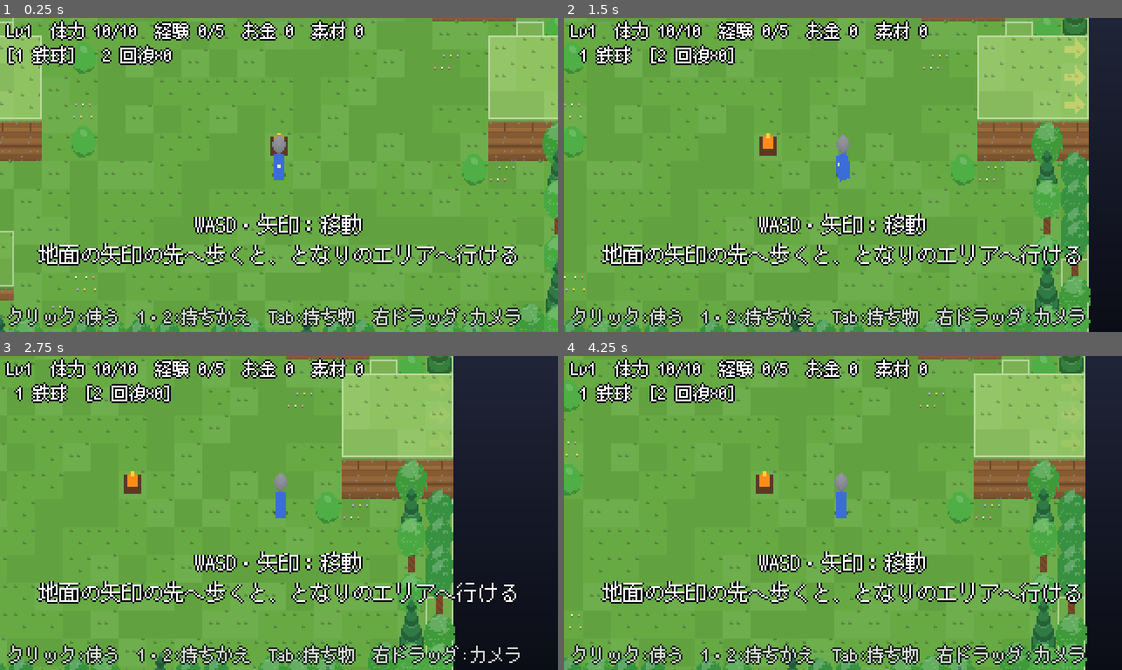
Above: before the commit, frames 1-4 (two rows, left to right).
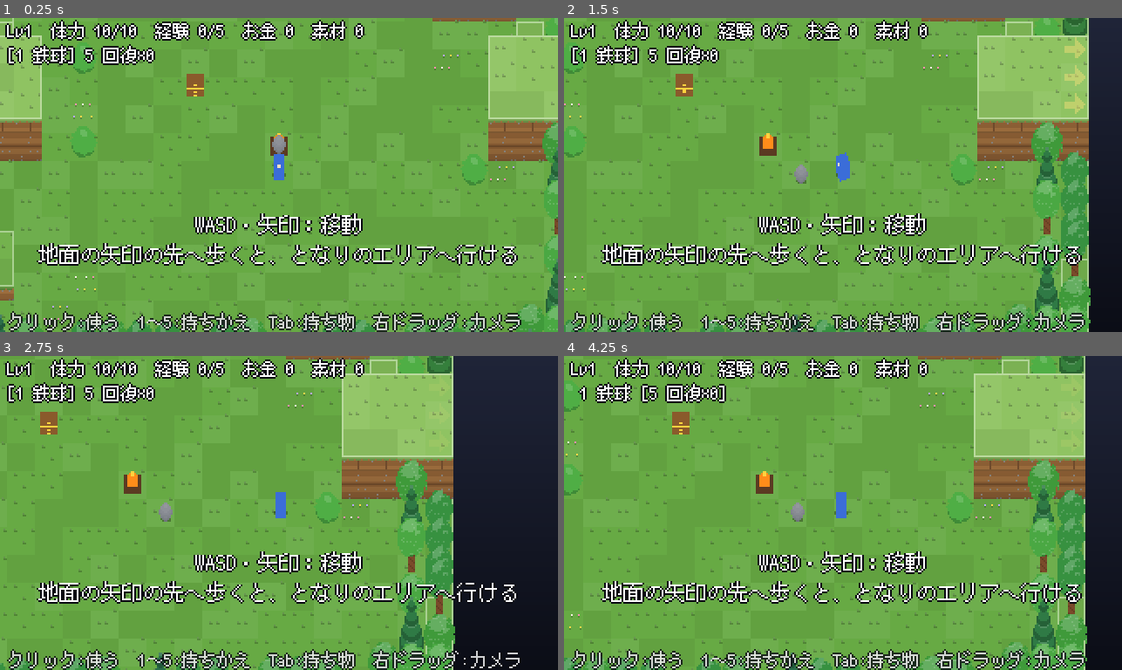
Above: after the commit, the same moments.

Repository: MiyazakiTakumi-724/dot-3d-game
Game: Godot game, scene res://scenes/field.tscn
The game is run twice, just before and just after one commit, with the same random seed, the same clock (stepped at 60 frames per second) and the same inputs.
Inputs (mouse positions are in pixels of both pictures, inside the frame that each line leads up to):
- Up to frame 1 (0.25 s): no input
- Up to frame 2 (1.5 s): tap Enter at 0.5 s; move the mouse to (965, 159) at 0.52 s; hold Right 0.53-1.25 s; tap 1 at 0.6 s; click (965, 159) at 0.67 s; tap 2 at 0.8 s; drag from (731, 190) to (815, 237) at 1.27 s
- Up to frame 3 (2.75 s): move the mouse to (334, 443) at 2.02 s; hold Right from 2.03 s (still down); tap 3 at 2.1 s; click (334, 443) at 2.17 s; tap 4 at 2.3 s
- Up to frame 4 (4.25 s): release Right at 2.75 s; drag from (815, 575) to (675, 465) at 2.77 s; tap Space at 3.5 s; move the mouse to (1010, 560) at 3.52 s; hold Left from 3.53 s (still down); tap 5 at 3.6 s; click (1010, 560) at 3.67 s; tap 0 at 3.8 s

The runs differ from the first frame. In frame 1, 4.1% of the frame differs, in the area x 1-94%, y 8-100%; in frame 2, 4.5%; in frame 3, 4.2%; in frame 4, 4.5%.

Commit message:
feat: 剣（同じ高さと1段下に当たる、飛び降りてすぐ振ると落下斬り）
野営地の宝箱に剣を置いた（ボスができたら落とし物に移す）。
手に持つアイテムを 1 鉄球 2 剣 3 弓 4 エアガン 5 回復 にし、持っていない武器は選べないようにした。

Co-Authored-By: Claude Opus 5.5 <noreply@anthropic.com>
Claude-Session: https://claude.ai/code/session_01V8ZRqLWkvLDpNQ265CHHcT

Diff:
--- a/scripts/areas/camp.gd
+++ b/scripts/areas/camp.gd
@@ -58,4 +58,5 @@
 const ENEMIES := [
 ]
 const PICKUPS := [
+	[Vector2i(9, 8), RunState.PickupKind.SWORD, 1],
 ]
--- a/scripts/game/field.gd
+++ b/scripts/game/field.gd
@@ -54,7 +54,10 @@
 var _message: Label  ## 真ん中：エリアの名前・門のヒント・やられた
 var _guide: Label  ## 下：操作の説明
 var _popups: Control  ## ダメージの数字を置く所（エリアを切り替えると片付ける）
-var _level_up_time := 0.0
+## 真ん中に少しの間だけ出す知らせ（レベルアップ・武器を手に入れたなど）
+var _notice_text := ""
+var _notice_time := 0.0
+var sword := Sword.new()
 var _arrow_blink := 0.0
 ## まだ作っていない、ほかのエリアのモデルの名前（遊んでいる間に少しずつ作る）
 var _warm_queue: Array[String] = []
@@ -205,8 +208,13 @@
 func _on_enemy_died(area_id: String, index: int, kind: EnemyKind.Kind, level: int) -> void:
 	roster.kill(area_id, index)
 	if run.on_enemy_killed(kind, level) > 0:
-		_level_up_time = LEVEL_UP_SECONDS
+		notice("レベル%d になった！\nTab：ポイントを振る" % run.stats.level)
 		apply_stats()
+
+## 画面の真ん中に、少しの間だけ知らせを出す。
+func notice(text: String, seconds := LEVEL_UP_SECONDS) -> void:
+	_notice_text = text
+	_notice_time = seconds
 
 func _on_melee_hit(e: Enemy) -> void:
 	if area_state.result == AreaState.Result.PLAYING and not is_switching():
@@ -231,8 +239,13 @@
 
 ## 手に持っている武器を足した攻撃力。
 func current_attack() -> int:
-	var bonus := Equipment.rank_attack(ball_rank) if hotbar.selected == Hotbar.Item.IRON_BALL else 0
-	return run.stats.attack(bonus)
+	var rank := 0
+	match hotbar.selected:
+		Hotbar.Item.IRON_BALL:
+			rank = ball_rank
+		Hotbar.Item.SWORD, Hotbar.Item.BOW, Hotbar.Item.GUN:
+			rank = run.inventory.equipment.effective(Hotbar.WEAPON_SLOT[hotbar.selected])
+	return run.stats.attack(Equipment.rank_attack(rank))
 
 ## 手に持っている鉄球のランクを、装備に合わせる（落としている間は替えない）。
 func _sync_ball_rank() -> void:
@@ -274,6 +287,8 @@
 
 func _process(delta: float) -> void:
 	roster.tick(delta)
+	sword.update(delta)
+	player.mover.tick(delta)
 	if not _warm_queue.is_empty() and not is_switching():
 		Terrain.warm(_warm_queue, WARM_BUDGET_MS)
 	if is_switching():
@@ -287,6 +302,7 @@
 				kill_player(player.mover.fell)
 			else:
 				_play_step()
+				_hold_to_swing()
 		if area_state.is_falling():
 			player.lift_px = maxf(-FALL_SINK_PX, player.lift_px - FALL_SINK_PX / AreaState.FALL_SECONDS * delta)
 		elif area_state.result == AreaState.Result.DYING and player.mover.fell:
@@ -295,7 +311,7 @@
 	camera.follow(player.mover.pos, player.mover.height * StackSprite.LEVEL_PX, delta)
 	_title_time = maxf(0.0, _title_time - delta)
 	_grave_hint_time = maxf(0.0, _grave_hint_time - delta)
-	_level_up_time = maxf(0.0, _level_up_time - delta)
+	_notice_time = maxf(0.0, _notice_time - delta)
 	_start_hint_time = maxf(0.0, _start_hint_time - delta)
 	_arrow_blink += delta
 	var a := 0.55 + 0.45 * sin(_arrow_blink * 4.0)
@@ -312,6 +328,7 @@
 		if reach and run.collect(area.pickup_id(i), p[1], p[2]):
 			_pickup_nodes[i].queue_free()
 			_pickup_nodes.erase(i)
+			_on_picked(p[1])
 	if run.is_near_checkpoint(area.id, c) and player.hp < player.max_hp:
 		player.set_hp(player.max_hp)
 	for e in enemies:
@@ -332,10 +349,8 @@
 		get_viewport().set_input_as_handled()
 	elif event is InputEventKey and event.pressed and not event.echo:
 		match event.physical_keycode:
-			KEY_1:
-				hotbar.select_slot(1)
-			KEY_2:
-				hotbar.select_slot(2)
+			KEY_1, KEY_2, KEY_3, KEY_4, KEY_5:
+				hotbar.select_slot(event.physical_keycode - KEY_0, run.inventory.equipment)
 			KEY_F:
 				try_open_door()
 			KEY_TAB:
@@ -353,9 +368,45 @@
 	match hotbar.selected:
 		Hotbar.Item.IRON_BALL:
 			return ball.rules_ball.drop_at(player.mover, map, _aim_point())
+		Hotbar.Item.SWORD:
+			return swing_sword()
 		Hotbar.Item.HEAL:
 			return use_heal()
 	return false
+
+## 剣を振る（カーソルの方を向いている）。飛び降りてすぐなら落下斬り。墓石も壊せる。
+func swing_sword() -> bool:
+	if run.inventory.equipment.effective(Equipment.Slot.SWORD) == 0 or not sword.try_swing():
+		return false
+	var mv := player.mover
+	var st := run.stats
+	var fall := mv.recent_drop(Sword.FALL_WINDOW)
+	var strong_fall := st.skills_in(PlayerStats.Stat.SWORD) >= 1
+	var up := Sword.reaches_up(run.inventory.equipment.effective(Equipment.Slot.SWORD), st.skills_in(PlayerStats.Stat.SWORD) >= 2)
+	var dmg := Damage.sword(current_attack(), st.points_in(PlayerStats.Stat.SWORD), fall, strong_fall)
+	player.swing(fall > 0)
+	for e in enemies:
+		if is_instance_valid(e) and e.walker.alive and Sword.hits(mv.pos, mv.height, mv.facing, e.walker.pos, e.walker.height, up):
+			e.walker.take_damage(dmg)
+			_popup(e.walker.pos, e.walker.height, dmg, Color("ffb347") if fall > 0 else Color.WHITE)
+	if run.grave != null and run.grave.area_id == area.id:
+		var g := run.grave.cell
+		if Sword.hits(mv.pos, mv.height, mv.facing, HeightMap.cell_center(g), map.get_height(g), up):
+			_remove_grave_marker()
+			run.break_grave()
+	return true
+
+## 剣は左ボタンを押したままでも、振れるようになるたびに振る。
+func _hold_to_swing() -> void:
+	if hotbar.selected == Hotbar.Item.SWORD and not menu.is_open() and Input.is_mouse_button_pressed(MOUSE_BUTTON_LEFT):
+		use_item()
+
+func _on_picked(kind: RunState.PickupKind) -> void:
+	match kind:
+		RunState.PickupKind.SWORD:
+			notice("剣を手に入れた！\n2：持ちかえ　クリック：振る")
+		RunState.PickupKind.STRONG_BALL:
+			notice("鉄球（ランク2）を手に入れた！\nTab：持ち物で選ぶ")
 
 func use_heal() -> bool:
 	if not run.inventory.try_use_heal(player.hp, player.max_hp):
@@ -552,6 +603,17 @@
 			m.set_voxel(Vector3i(6, y, z), Color("5b3a22"))
 	return m
 
+## 宝箱：茶色の箱に金色の帯。武器が入っている。
+func _chest_model() -> VoxelModel:
+	var m := VoxelModel.box(Vector3i(10, 7, 7), Color("8a5a2b"))
+	for x in 10:
+		for y in 7:
+			m.set_voxel(Vector3i(x, y, 4), Color("ffd23f"))
+	for z in 7:
+		m.set_voxel(Vector3i(4, 6, z), Color("ffd23f"))
+		m.set_voxel(Vector3i(5, 6, z), Color("ffd23f"))
+	return m
+
 func _pickup_model(kind: RunState.PickupKind) -> VoxelModel:
 	match kind:
 		RunState.PickupKind.MONEY:
@@ -560,6 +622,8 @@
 			return VoxelModel.box(Vector3i(4, 4, 4), Color("a0785a"))
 		RunState.PickupKind.HEAL:
 			return VoxelModel.box(Vector3i(4, 4, 5), Color("ff6fa8"))
+		RunState.PickupKind.SWORD:
+			return _chest_model()
 		_:
 			return VoxelModel.sphere(4, Color("7a2230"))
 
@@ -577,7 +641,7 @@
 	_guide = UiText.label()
 	_guide.position = Vector2(4, 166)
 	_guide.modulate.a = 0.8
-	_guide.text = "クリック:使う　1・2:持ちかえ　Tab:持ち物　右ドラッグ:カメラ"
+	_guide.text = "クリック:使う　1〜5:持ちかえ　Tab:持ち物　右ドラッグ:カメラ"
 	layer.add_child(_guide)
 	_popups = Control.new()
 	_popups.mouse_filter = Control.MOUSE_FILTER_IGNORE
@@ -600,13 +664,27 @@
 	var text := "Lv%d　体力 %d/%d　経験 %d/%d　お金 %d　素材 %d" % [st.level, player.hp, player.max_hp, st.exp_in_level(), st.exp_level_span(), inv.money, inv.materials]
 	if run.grave != null:
 		text += "　墓石：%s" % world.area(run.grave.area_id).title
-	var ball_name := InventoryMenu.weapon_label(Equipment.Slot.BALL, ball_rank)
-	var heal_name := "回復×%d" % inv.heals
-	if hotbar.selected == Hotbar.Item.IRON_BALL:
-		text += "\n[1 %s]　 2 %s" % [ball_name, heal_name]
-	else:
-		text += "\n 1 %s　[2 %s]" % [ball_name, heal_name]
-	return text
+	return text + "\n" + hotbar_text()
+
+## 手に持つアイテムの並び。持っている武器だけ出し、選んでいるものを [ ] で囲む。
+func hotbar_text() -> String:
+	var eq := run.inventory.equipment
+	var parts: Array[String] = []
+	for i in Hotbar.SLOTS.size():
+		var item: Hotbar.Item = Hotbar.SLOTS[i]
+		var name := ""
+		if item == Hotbar.Item.HEAL:
+			name = "回復×%d" % run.inventory.heals
+		elif item == Hotbar.Item.IRON_BALL:
+			name = InventoryMenu.weapon_label(Equipment.Slot.BALL, ball_rank)
+		else:
+			var slot: Equipment.Slot = Hotbar.WEAPON_SLOT[item]
+			if eq.effective(slot) == 0:
+				continue
+			name = InventoryMenu.weapon_label(slot, eq.effective(slot))
+		var t := "%d %s" % [i + 1, name]
+		parts.append("[%s]" % t if item == hotbar.selected else " %s " % t)
+	return "".join(parts)
 
 ## 画面の真ん中に出す言葉。なければ空。
 func ui_message() -> String:
@@ -614,8 +692,8 @@
 		return "やられた…\nたき火から やり直す"
 	if _gate_here() != null:
 		return "F：門を開ける"
-	if _level_up_time > 0.0:
-		return "レベル%d になった！\nTab：ポイントを振る" % run.stats.level
+	if _notice_time > 0.0:
+		return _notice_text
 	if _title_time > 0.0:
 		return area.title
 	if _grave_hint_time > 0.0:
--- a/scripts/game/player.gd
+++ b/scripts/game/player.gd
@@ -21,6 +21,14 @@
 var aim_screen = null
 
 var _invulnerable := 0.0
+## 剣を振った跡を見せる残り時間と、落下斬りか
+var _swing_t := 0.0
+var _swing_fall := false
+## 飛び降りたときに、少しの間だけ上に浮かせて「落ちていく」ように見せる量（px）
+var _drop_lift := 0.0
+var _last_height := 0
+const SWING_SHOW := 0.15
+const DROP_SPEED := 200.0  ## 飛び降りの見た目の落ちる速さ（px/秒）
 
 ## カーソルが自分のマスの上にあるとき、向きを変えない範囲（画面px）
 const AIM_DEAD_ZONE_PX := 6.0
@@ -55,6 +63,11 @@
 
 func is_invulnerable() -> bool:
 	return _invulnerable > 0.0
+
+## 剣を振った見た目（向いている方に弧を描く）。
+func swing(fall: bool) -> void:
+	_swing_t = SWING_SHOW
+	_swing_fall = fall
 
 func clear_invulnerable() -> void:
 	_invulnerable = 0.0
@@ -94,6 +107,7 @@
 		_invulnerable = maxf(0.0, _invulnerable - delta)
 		# 0.1秒ごとに薄くして点滅させる
 		self_modulate.a = 0.35 if int(_invulnerable * 10.0) % 2 == 1 else 1.0
+	_swing_t = maxf(0.0, _swing_t - delta)
 	if hp > 0 and controllable:
 		var dir := Vector2.ZERO
 		if Input.is_physical_key_pressed(KEY_LEFT) or Input.is_physical_key_pressed(KEY_A): dir.x -= 1
@@ -104,8 +118,18 @@
 			mover.move(camera.screen_dir_to_world(dir.normalized()) * SPEED * speed_mult * delta)
 		if aim_screen != null:
 			aim_at_screen(aim_screen)
+	_update_drop_lift(delta)
 	_sync()
 	super._process(delta)
+
+func _update_drop_lift(delta: float) -> void:
+	# 歩いて下の段へ移ったときだけ（place で置き直したときは since_drop が INF）
+	if mover.height < _last_height and mover.since_drop == 0.0:
+		_drop_lift = (_last_height - mover.height) * LEVEL_PX
+	_last_height = mover.height
+	if _drop_lift > 0.0:
+		_drop_lift = maxf(0.0, _drop_lift - DROP_SPEED * delta)
+		lift_px = _drop_lift
 
 func _sync() -> void:
 	world_pos = mover.pos
@@ -123,3 +147,8 @@
 		draw_set_transform(Vector2(0, -i), face_angle - camera.angle, Vector2.ONE)
 		draw_texture(t, -t.get_size() * 0.5)
 	draw_set_transform(Vector2.ZERO, 0.0, Vector2.ONE)
+	if _swing_t > 0.0:
+		# 向いている方（画面の上での向き）に、体の真ん中の高さで弧を描く。落下斬りは橙で太く
+		var a := mover.facing.rotated(-camera.angle).angle()
+		var col := Color("ffb347") if _swing_fall else Color(1, 1, 1, 0.9)
+		draw_arc(Vector2(0, -5), 14.0, a - Sword.HALF_ARC, a + Sword.HALF_ARC, 9, col, 3.0 if _swing_fall else 2.0)
--- a/scripts/rules/damage.gd
+++ b/scripts/rules/damage.gd
@@ -11,6 +11,12 @@
 static func iron_ball(attack: int, drop_levels: int, level: int) -> int:
 	return _floor(attack * (1.0 + maxi(0, drop_levels) * 0.5) * (1.0 + (level - 1) * 0.1))
 
+## 剣：攻撃力 × 0.6 ×（1 ＋ 剣のポイント × 0.1）。落下斬りは ×（1 ＋ 落ちた段数 × 0.5）、
+## 技能「落下斬り強化」があれば 0.5 が 0.75 になる。
+static func sword(attack: int, points: int, fall_levels: int, strong_fall := false) -> int:
+	var fall_rate := 0.75 if strong_fall else 0.5
+	return _floor(attack * 0.6 * (1.0 + points * 0.1) * (1.0 + maxi(0, fall_levels) * fall_rate))
+
 ## 敵の攻撃が主人公に与えるダメージ。簡単モードでは半分。
 static func enemy_hit(enemy_attack: int, easy := false) -> int:
 	return _floor(enemy_attack * (0.5 if easy else 1.0))
--- a/scripts/rules/hotbar.gd
+++ b/scripts/rules/hotbar.gd
@@ -1,16 +1,27 @@
 class_name Hotbar
 extends RefCounted
-## 手に持つアイテム。数字キー（1始まり）で選び、左クリックで使う。武器が増えたら SLOTS に足す。
+## 手に持つアイテム。数字キー（1始まり）で選び、左クリックで使う。
+## 1 鉄球、2 剣、3 弓、4 エアガン、5 回復。持っていない武器は選べない。
 
-enum Item { IRON_BALL, HEAL }
+enum Item { IRON_BALL, SWORD, BOW, GUN, HEAL }
 
-const SLOTS := [Item.IRON_BALL, Item.HEAL]
+const SLOTS := [Item.IRON_BALL, Item.SWORD, Item.BOW, Item.GUN, Item.HEAL]
+## 武器のアイテムと、装備（Equipment）の種類の対応
+const WEAPON_SLOT := {
+	Item.IRON_BALL: Equipment.Slot.BALL,
+	Item.SWORD: Equipment.Slot.SWORD,
+	Item.BOW: Equipment.Slot.BOW,
+	Item.GUN: Equipment.Slot.GUN,
+}
 
 var selected: Item = Item.IRON_BALL
 
-## n 番目（1始まり）のアイテムを手に持つ。範囲外なら何もしない。
-func select_slot(n: int) -> bool:
+## n 番目（1始まり）のアイテムを手に持つ。範囲外か、eq を渡したときにその武器を持っていなければ何もしない。
+func select_slot(n: int, eq: Equipment = null) -> bool:
 	if n < 1 or n > SLOTS.size():
 		return false
-	selected = SLOTS[n - 1]
+	var item: Item = SLOTS[n - 1]
+	if eq != null and WEAPON_SLOT.has(item) and eq.effective(WEAPON_SLOT[item]) == 0:
+		return false
+	selected = item
 	return true
--- a/scripts/rules/player_mover.gd
+++ b/scripts/rules/player_mover.gd
@@ -14,6 +14,9 @@
 ## 直前の move でマップの外へ歩こうとして止まった向き（外向き、1軸だけ）。なければ ZERO。
 ## エリアの端の出口を外へ歩いたかを調べるのに使う。
 var edge_push: Vector2i = Vector2i.ZERO
+## 最後に飛び降りた（下の段へ移った）段数と、それからの秒数。落下斬りに使う
+var last_drop := 0
+var since_drop := INF
 
 func _init(height_map: HeightMap, movement_rules: MovementRules) -> void:
 	map = height_map
@@ -25,6 +28,8 @@
 	height = map.get_height(c)
 	fell = false
 	last_safe_cell = c
+	last_drop = 0
+	since_drop = INF
 
 func move(world_delta: Vector2) -> void:
 	edge_push = Vector2i.ZERO
@@ -36,6 +41,13 @@
 	# 斜めに壁へ当たったときは、動ける方の軸だけ動かして壁沿いに滑らせる
 	if not _try(pos + Vector2(world_delta.x, 0)):
 		_try(pos + Vector2(0, world_delta.y))
+
+func tick(delta: float) -> void:
+	since_drop += delta
+
+## window 秒のうちに飛び降りていれば、その段数。なければ0。
+func recent_drop(window: float) -> int:
+	return last_drop if since_drop <= window else 0
 
 ## 目の前のマス。マスの中心から1マス分先を見るので、斜めを向いていても必ず隣のマスになる。
 func front_cell() -> Vector2i:
@@ -63,6 +75,9 @@
 		var to_h := map.get_height(to)
 		if not rules.can_step(height, to_h):
 			return false
+		if to_h < height:
+			last_drop = height - to_h
+			since_drop = 0.0
 		height = to_h
 		last_safe_cell = to
 	pos = new_pos
--- a/scripts/rules/run_state.gd
+++ b/scripts/rules/run_state.gd
@@ -3,7 +3,8 @@
 ## 冒険の状態。死んでもステージを読み込み直さないので、死んだときに何が残り何が戻るかをここで決める。
 ## 死んでも変わらないもの：拾い済みのもの、開けた扉、レベル・経験値・振り分け（stats）、お金の半分。
 
-enum PickupKind { MONEY, MATERIAL, HEAL, STRONG_BALL }
+## 武器（SWORD など）の amount はランク
+enum PickupKind { MONEY, MATERIAL, HEAL, STRONG_BALL, SWORD }
 
 const ENEMY_MONEY := 10
 
@@ -70,6 +71,8 @@
 			inventory.heals += amount
 		PickupKind.STRONG_BALL:
 			inventory.equipment.gain(Equipment.Slot.BALL, 2)
+		PickupKind.SWORD:
+			inventory.equipment.gain(Equipment.Slot.SWORD, amount)
 	return true
 
 func is_picked(id: String) -> bool:
--- /dev/null
+++ b/scripts/rules/sword.gd
@@ -0,0 +1,40 @@
+class_name Sword
+extends RefCounted
+## 剣（design.md 7章、17.3）。向いている方の前、扇の形（左右60°、22pxまで）に当たる。
+## 当たるのは同じ高さと1段下。1段上には、ランク2の特性か技能「斬り上げ」で届く。
+## 段差を飛び降りてすぐ（0.35秒以内）に振ると「落下斬り」になり、落ちた段数の分だけ強くなる。
+
+const INTERVAL := 0.4  ## 振る間隔（秒）
+const REACH := 22.0  ## 体の中心から届く距離（px）
+const HALF_ARC := PI / 3.0  ## 正面から左右にこの角度まで
+const CLOSE := 6.0  ## これより近いものは、向きに関係なく当たる
+const FALL_WINDOW := 0.35  ## 飛び降りてからこの秒数のうちに振ると落下斬り
+
+var cooldown := 0.0
+
+func update(delta: float) -> void:
+	cooldown = maxf(0.0, cooldown - delta)
+
+## 振れれば振って true。振った後 INTERVAL の間は振れない。
+func try_swing() -> bool:
+	if cooldown > 0.0:
+		return false
+	cooldown = INTERVAL
+	return true
+
+## 1段上へ届くか：ランク2以上の剣か、技能「斬り上げ」を覚えている。
+static func reaches_up(rank: int, has_upswing: bool) -> bool:
+	return rank >= 2 or has_upswing
+
+## origin（高さ h）から facing の向きに振って、target（高さ target_h）に当たるか。
+static func hits(origin: Vector2, h: int, facing: Vector2, target: Vector2, target_h: int, reach_up := false) -> bool:
+	var dh := target_h - h
+	if dh < -1 or dh > (1 if reach_up else 0):
+		return false
+	var d := target - origin
+	var dist := d.length()
+	if dist > REACH:
+		return false
+	if dist < CLOSE:
+		return true
+	return absf(facing.angle_to(d)) <= HALF_ARC
--- a/tests/test_damage.gd
+++ b/tests/test_damage.gd
@@ -23,3 +23,13 @@
 	assert_eq(Damage.enemy_scaled(5, 1), 5)
 	assert_eq(Damage.enemy_scaled(5, 3), 7)  # 5 × 1.4
 	assert_eq(Damage.enemy_scaled(10, 2), 12)
+
+## 剣：攻撃力 × 0.6 ×（1 ＋ 剣のポイント × 0.1）。初期状態で3（17.3）
+func test_sword():
+	assert_eq(Damage.sword(5, 0, 0), 3)
+	assert_eq(Damage.sword(5, 5, 0), 4)  # 3 × 1.5 = 4.5
+
+## 落下斬り：×（1 ＋ 落ちた段数 × 0.5）。技能「落下斬り強化」で 0.75
+func test_falling_slash():
+	assert_eq(Damage.sword(5, 0, 2), 6)
+	assert_eq(Damage.sword(5, 0, 2, true), 7)  # 3 × 2.5 = 7.5
--- a/tests/test_field.gd
+++ b/tests/test_field.gd
@@ -378,3 +378,54 @@
 func test_rank2_ball_hits_wider():
 	assert_false(IronBall.hits(Vector2.ZERO, 0, Vector2(10, 0), 0, IronBall.hit_radius(1)))
 	assert_true(IronBall.hits(Vector2.ZERO, 0, Vector2(10, 0), 0, IronBall.hit_radius(2)))
+
+## 野営地の宝箱で剣を手に入れ、2で持ちかえて振ると、前の敵に当たる
+func test_pick_sword_in_camp_and_swing():
+	var p = f.area.pickups[0]
+	assert_eq(p[1], RunState.PickupKind.SWORD)
+	f.player.mover.place(p[0])
+	f._process(0.016)
+	assert_eq(f.run.inventory.equipment.effective(Equipment.Slot.SWORD), 1)
+	assert_string_contains(f.ui_message(), "剣")
+	assert_true(f.hotbar.select_slot(2, f.run.inventory.equipment))
+	_walk_out(_exit("camp", "hills"))
+	f.hotbar.select_slot(2, f.run.inventory.equipment)
+	var c := _open_cell()
+	var e: Enemy = f.enemies[0]
+	e.set_process(false)
+	f.player.mover.place(c)
+	f.player.mover.facing = Vector2.RIGHT
+	e.walker.pos = f.player.mover.pos + Vector2(14, 0)
+	e.walker.height = f.player.mover.height
+	var hp: int = e.walker.hp
+	assert_true(f.use_item())
+	assert_eq(hp - e.walker.hp, Damage.sword(5, 0, 0))
+	assert_false(f.use_item())  # 振る間隔
+
+func test_sword_not_usable_without_sword():
+	f.hotbar.selected = Hotbar.Item.SWORD
+	assert_false(f.swing_sword())
+
+## 飛び降りてすぐに振ると落下斬り
+func test_falling_slash_after_drop():
+	f.run.inventory.equipment.gain(Equipment.Slot.SWORD, 1)
+	f.hotbar.select_slot(2, f.run.inventory.equipment)
+	var m := HeightMap.new(Vector2i(6, 3))
+	m.set_height(Vector2i(1, 1), 2)
+	f.map = m
+	f.player.mover.map = m
+	f.player.mover.place(Vector2i(1, 1))
+	f.player.mover.move(Vector2(12, 0))
+	assert_eq(f.player.mover.height, 0)
+	for e in f.enemies:
+		e.queue_free()
+	f.enemies.clear()
+	var e := Enemy.new()
+	e.setup(m, Vector2i(3, 1), Vector2.RIGHT, f.player, f.camera, EnemyKind.Kind.MELEE)
+	add_child_autofree(e)
+	e.set_process(false)
+	f.enemies.append(e)
+	e.walker.pos = f.player.mover.pos + Vector2(12, 0)
+	var hp: int = e.walker.hp
+	assert_true(f.swing_sword())
+	assert_eq(hp - e.walker.hp, Damage.sword(5, 0, 2))
--- a/tests/test_hotbar.gd
+++ b/tests/test_hotbar.gd
@@ -1,18 +1,28 @@
 extends GutTest
+## 手に持つアイテム：1 鉄球、2 剣、3 弓、4 エアガン、5 回復。持っていない武器は選べない。
 
 func test_default_is_iron_ball():
 	assert_eq(Hotbar.new().selected, Hotbar.Item.IRON_BALL)
 
-func test_select_slot_two_is_heal():
+func test_select_heal_and_back():
 	var h := Hotbar.new()
-	assert_true(h.select_slot(2))
+	assert_true(h.select_slot(5))
 	assert_eq(h.selected, Hotbar.Item.HEAL)
 	assert_true(h.select_slot(1))
 	assert_eq(h.selected, Hotbar.Item.IRON_BALL)
 
 func test_out_of_range_slot_ignored():
 	var h := Hotbar.new()
-	h.select_slot(2)
+	h.select_slot(5)
 	assert_false(h.select_slot(0))
-	assert_false(h.select_slot(3))
+	assert_false(h.select_slot(6))
 	assert_eq(h.selected, Hotbar.Item.HEAL)
+
+func test_weapon_needs_ownership():
+	var h := Hotbar.new()
+	var eq := Equipment.new()
+	assert_false(h.select_slot(2, eq))
+	assert_eq(h.selected, Hotbar.Item.IRON_BALL)
+	eq.gain(Equipment.Slot.SWORD, 1)
+	assert_true(h.select_slot(2, eq))
+	assert_eq(h.selected, Hotbar.Item.SWORD)
--- a/tests/test_player_mover.gd
+++ b/tests/test_player_mover.gd
@@ -124,3 +124,28 @@
 	p.place(Vector2i(1, 1))
 	p.move(Vector2(10, 0))
 	assert_eq(p.edge_push, Vector2i.ZERO)
+
+## 飛び降りた段数と、それからの時間（落下斬りに使う）
+func test_recent_drop():
+	var m := HeightMap.new(Vector2i(4, 1))
+	m.set_height(Vector2i(0, 0), 3)
+	m.set_height(Vector2i(1, 0), 1)
+	var p := PlayerMover.new(m, MovementRules.new())
+	p.place(Vector2i(0, 0))
+	assert_eq(p.recent_drop(0.35), 0)
+	p.move(Vector2(16, 0))
+	assert_eq(p.height, 1)
+	assert_eq(p.recent_drop(0.35), 2)
+	p.tick(0.2)
+	assert_eq(p.recent_drop(0.35), 2)
+	p.tick(0.2)
+	assert_eq(p.recent_drop(0.35), 0)
+
+func test_climbing_is_not_a_drop():
+	var m := HeightMap.new(Vector2i(4, 1))
+	m.set_height(Vector2i(1, 0), 1)
+	var p := PlayerMover.new(m, MovementRules.new())
+	p.place(Vector2i(0, 0))
+	p.move(Vector2(16, 0))
+	assert_eq(p.height, 1)
+	assert_eq(p.recent_drop(0.35), 0)
--- /dev/null
+++ b/tests/test_sword.gd
@@ -0,0 +1,37 @@
+extends GutTest
+## 剣（design.md 7章、17.3）。同じ高さと1段下に当たる。振る間隔は0.4秒。
+
+func test_hits_in_front_same_height():
+	assert_true(Sword.hits(Vector2.ZERO, 2, Vector2.RIGHT, Vector2(16, 0), 2))
+	assert_true(Sword.hits(Vector2.ZERO, 2, Vector2.RIGHT, Vector2(12, 8), 2))
+
+func test_misses_behind_and_far():
+	assert_false(Sword.hits(Vector2.ZERO, 2, Vector2.RIGHT, Vector2(-16, 0), 2))
+	assert_false(Sword.hits(Vector2.ZERO, 2, Vector2.RIGHT, Vector2(30, 0), 2))
+	assert_false(Sword.hits(Vector2.ZERO, 2, Vector2.RIGHT, Vector2(0, 16), 2))
+
+func test_very_close_hits_any_direction():
+	assert_true(Sword.hits(Vector2.ZERO, 2, Vector2.RIGHT, Vector2(-3, 2), 2))
+
+func test_one_below_hits_but_not_above_or_two_below():
+	assert_true(Sword.hits(Vector2.ZERO, 2, Vector2.RIGHT, Vector2(16, 0), 1))
+	assert_false(Sword.hits(Vector2.ZERO, 2, Vector2.RIGHT, Vector2(16, 0), 0))
+	assert_false(Sword.hits(Vector2.ZERO, 2, Vector2.RIGHT, Vector2(16, 0), 3))
+
+func test_reach_up_when_allowed():
+	assert_true(Sword.hits(Vector2.ZERO, 2, Vector2.RIGHT, Vector2(16, 0), 3, true))
+	assert_false(Sword.hits(Vector2.ZERO, 2, Vector2.RIGHT, Vector2(16, 0), 4, true))
+
+func test_swing_interval():
+	var s := Sword.new()
+	assert_true(s.try_swing())
+	assert_false(s.try_swing())
+	s.update(0.3)
+	assert_false(s.try_swing())
+	s.update(0.11)
+	assert_true(s.try_swing())
+
+func test_rank2_reaches_up():
+	assert_false(Sword.reaches_up(1, false))
+	assert_true(Sword.reaches_up(2, false))
+	assert_true(Sword.reaches_up(1, true))
Not shown, added: scripts/rules/sword.gd.uid
Not shown, added: tests/test_sword.gd.uid
Not shown, changed: CLAUDE.md
Not shown, changed: docs/design.md
